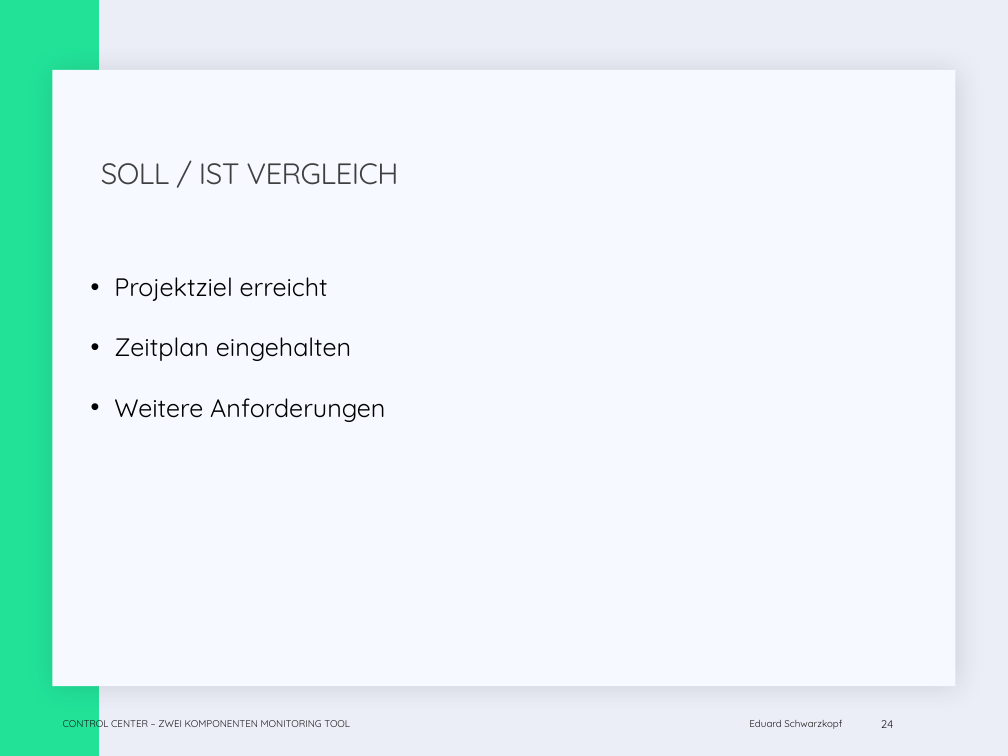
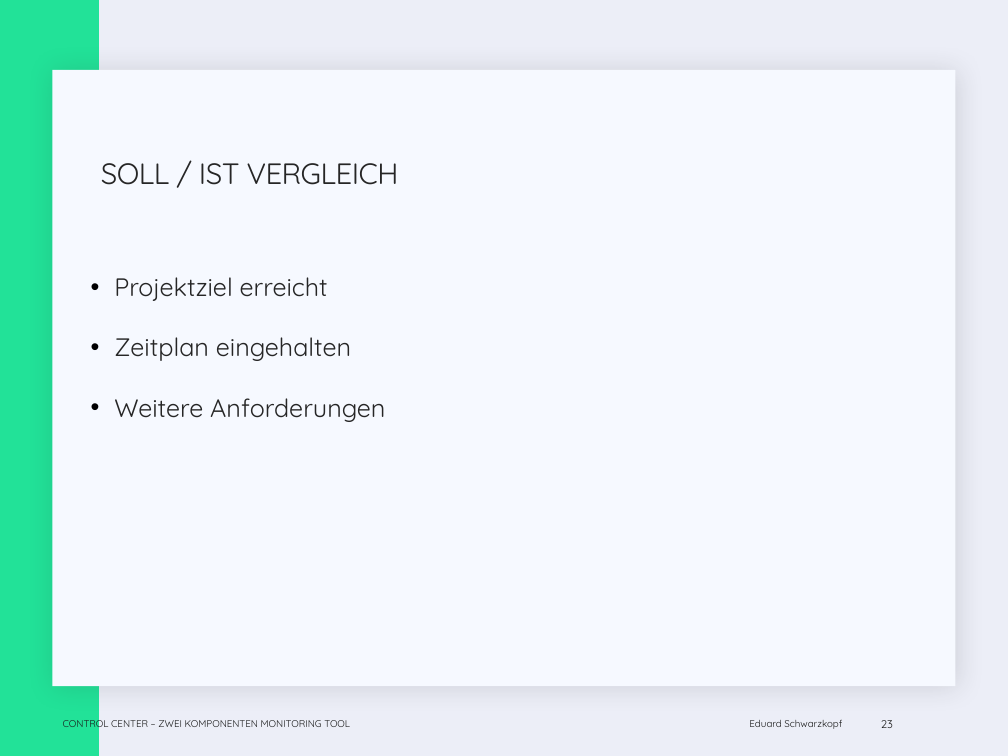
Before and after one commit to EduardSchwarzkopf/Abschlusspr-sentation, a slide deck: slide 23 of Abschluss_präsi.pptx (slide 24 before the commit). Drawn at 1008x756 pixels with LibreOffice and Linux fonts; fonts in the diff are those of the drawing. Boxes give left, top, right and bottom in pixels: in the first picture for what was removed or moved away, otherwise in the second. Text is boxed around its words. In the diff, an @@ line names an element or a change of style, - is before the commit and + after.

```diff
--- a/Abschluss_präsi.pptx
+++ b/Abschluss_präsi.pptx
@@ title "SOLL / IST VERGLEICH" at [101, 163, 399, 185]: text colour #404040 to #262626 @@
@@ text "Projektziel erreicht" at [114, 277, 385, 422]: text colour #000000 to #262626 @@
@@ page number at [881, 720, 893, 728]: text changed @@
-24
+23
```
Also in this commit, not shown: 19 other slides changed, 1 slide removed.
